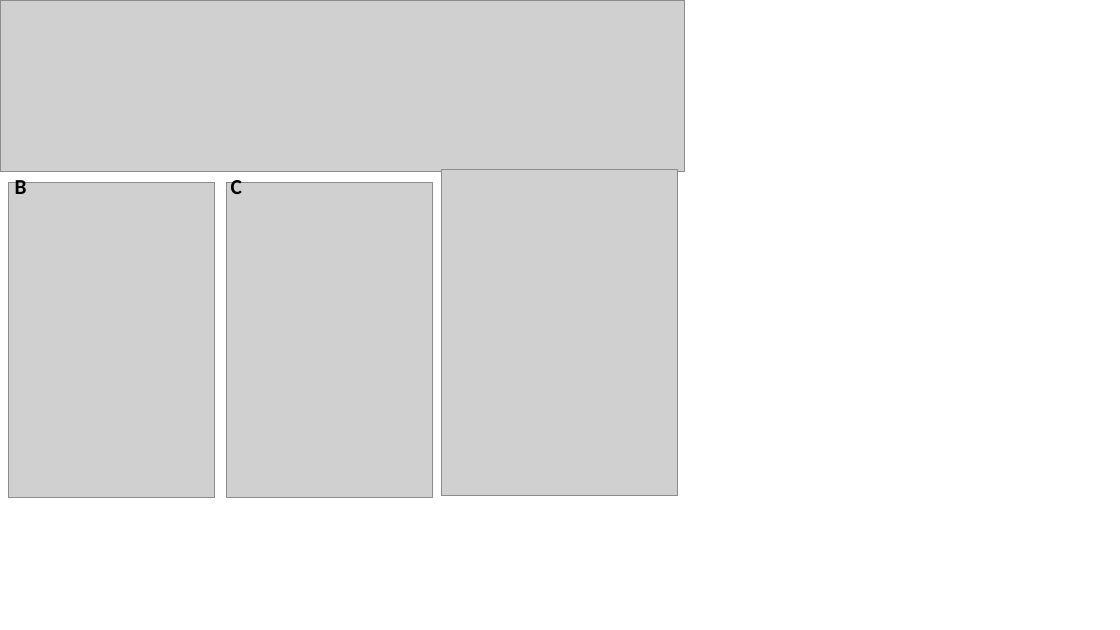
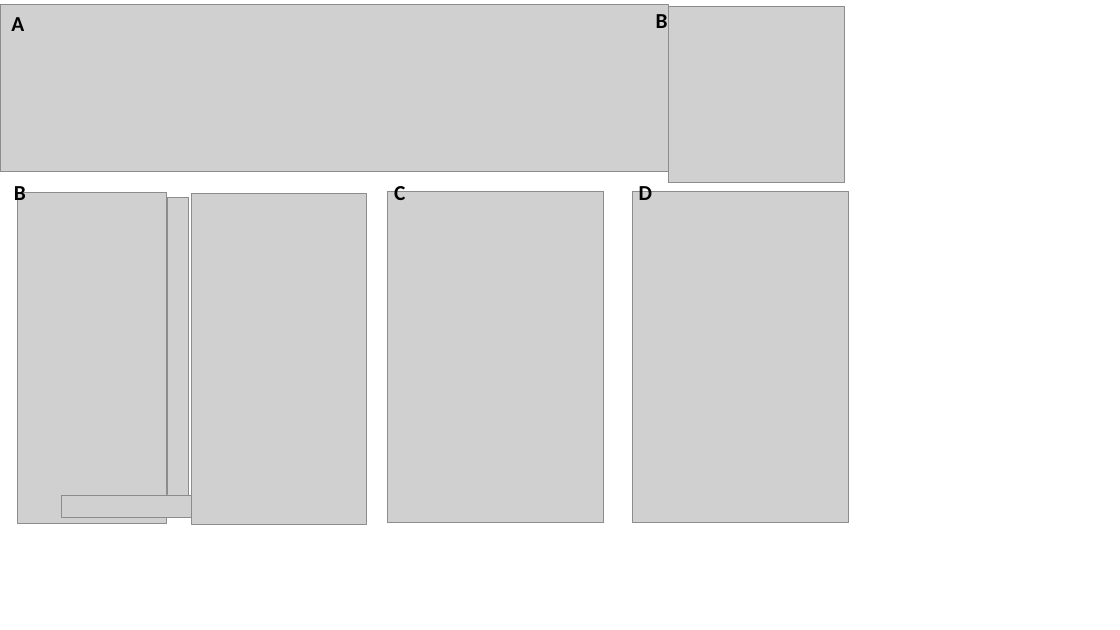
Before and after one commit to DynamicsAndNeuralSystems/fMRI_FeaturesDisorders, a slide deck: slide 1 of plots/Manuscript_Draft/movement_analysis/movement_analysis.pptx. Drawn at 1120x630 pixels with LibreOffice and Linux fonts; fonts in the diff are those of the drawing; grey boxes stand for pictures. Boxes give left, top, right and bottom in pixels: in the first picture for what was removed or moved away, otherwise in the second. Text is boxed around its words. In the diff, an @@ line names an element or a change of style, - is before the commit and + after.

```diff
--- a/plots/Manuscript_Draft/movement_analysis/movement_analysis.pptx
+++ b/plots/Manuscript_Draft/movement_analysis/movement_analysis.pptx
@@ picture: place and size @@
-picture at [0, 0, 685, 171]
+picture at [0, 5, 669, 172]
@@ text added at [11, 17, 24, 31], 18.2 pt, text #000000, bold @@
+A
@@ text added at [656, 14, 668, 28], 18.2 pt, text #000000, bold @@
+B
@@ picture added at [669, 7, 845, 183] @@
@@ text "B" rewrapped from [15, 176, 27, 194] to [14, 182, 26, 206] @@
@@ text "C": place and size @@
-text "C" at [231, 176, 242, 194]
+text "C" at [394, 182, 405, 200]
@@ picture removed at [441, 169, 677, 496] @@
@@ group added at [18, 192, 366, 524]: 4 pictures @@
@@ picture: place and size @@
-picture at [8, 182, 214, 497]
+picture at [388, 192, 604, 523]
@@ picture: place and size @@
-picture at [227, 182, 433, 497]
+picture at [633, 192, 849, 523]
@@ text added at [639, 182, 652, 200], 18.2 pt, text #000000, bold @@
+D
```
Also in this commit, not shown: 25 other files.
